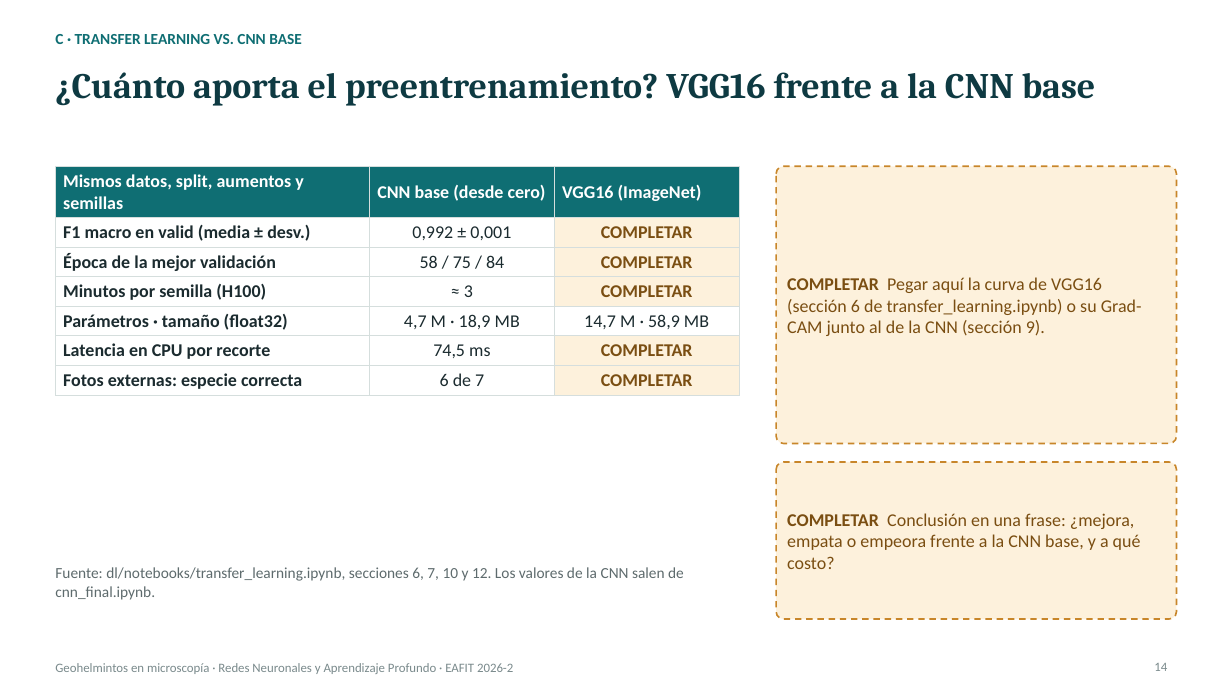
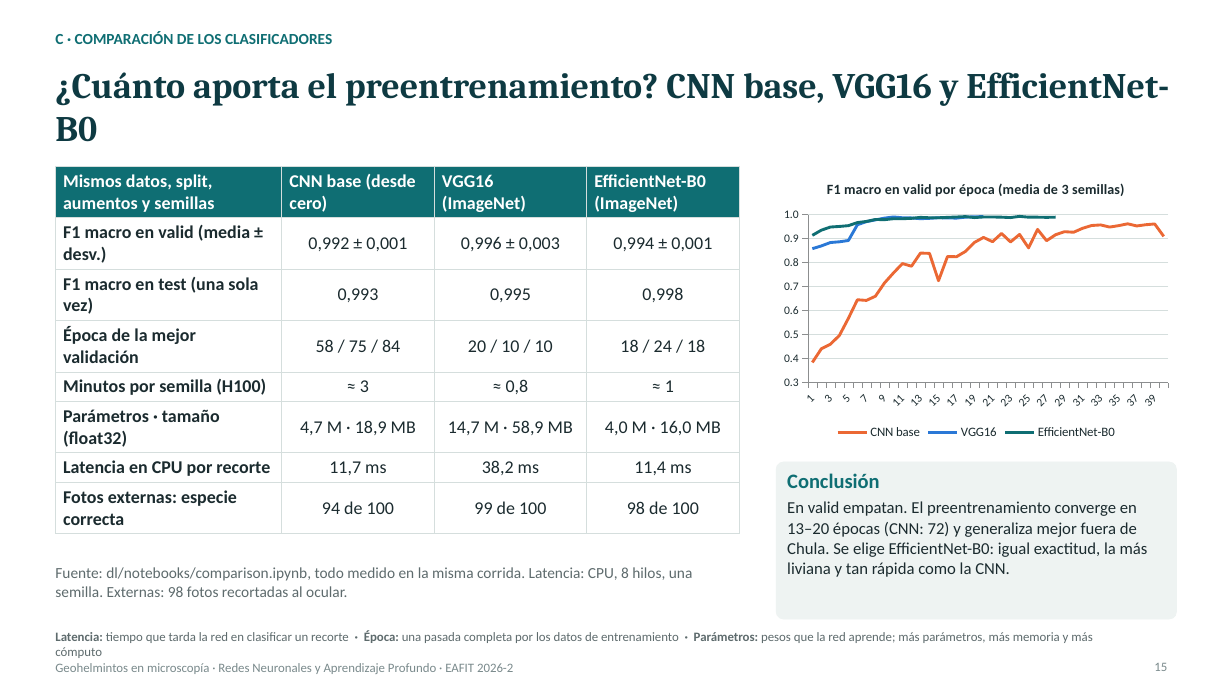
Before and after one commit to Llano0/ParCero_beta, a slide deck: slide 15 of docs/entregas/deep-learning/Presentacion_Geohelmintos_DL.pptx (slide 14 before the commit). Drawn at 1232x693 pixels with LibreOffice and Linux fonts; fonts in the diff are those of the drawing. Boxes give left, top, right and bottom in pixels: in the first picture for what was removed or moved away, otherwise in the second. Text is boxed around its words. In the diff, an @@ line names an element or a change of style, - is before the commit and + after.

```diff
--- a/docs/entregas/deep-learning/Presentacion_Geohelmintos_DL.pptx
+++ b/docs/entregas/deep-learning/Presentacion_Geohelmintos_DL.pptx
@@ text at (x1=55, y1=31, x2=332, y2=44): text changed @@
-C · TRANSFER LEARNING VS. CNN BASE
+C · COMPARACIÓN DE LOS CLASIFICADORES
@@ title at (x1=55, y1=72, x2=1169, y2=142): text changed @@
-¿Cuánto aporta el preentrenamiento? VGG16 frente a la CNN base
+¿Cuánto aporta el preentrenamiento? CNN base, VGG16 y EfficientNet-B0
@@ table at (x1=55, y1=166, x2=739, y2=529) @@
-Mismos datos, split, aumentos y semillas | CNN base (desde cero) | VGG16 (ImageNet)
-F1 macro en valid (media ± desv.) | 0,992 ± 0,001 | COMPLETAR
-Época de la mejor validación | 58 / 75 / 84 | COMPLETAR
-Minutos por semilla (H100) | ≈ 3 | COMPLETAR
-Parámetros · tamaño (float32) | 4,7 M · 18,9 MB | 14,7 M · 58,9 MB
-Latencia en CPU por recorte | 74,5 ms | COMPLETAR
-Fotos externas: especie correcta | 6 de 7 | COMPLETAR
+Mismos datos, split, aumentos y semillas | CNN base (desde cero) | VGG16 (ImageNet) | EfficientNet-B0 (ImageNet)
+F1 macro en valid (media ± desv.) | 0,992 ± 0,001 | 0,996 ± 0,003 | 0,994 ± 0,001
+F1 macro en test (una sola vez) | 0,993 | 0,995 | 0,998
+Época de la mejor validación | 58 / 75 / 84 | 20 / 10 / 10 | 18 / 24 / 18
+Minutos por semilla (H100) | ≈ 3 | ≈ 0,8 | ≈ 1
+Parámetros · tamaño (float32) | 4,7 M · 18,9 MB | 14,7 M · 58,9 MB | 4,0 M · 16,0 MB
+Latencia en CPU por recorte | 11,7 ms | 38,2 ms | 11,4 ms
+Fotos externas: especie correcta | 94 de 100 | 99 de 100 | 98 de 100
@@ rounded rectangle removed at (x1=776, y1=166, x2=1177, y2=444) @@
@@ line chart added at (x1=776, y1=166, x2=1177, y2=444) @@
+title "F1 macro en valid por época (media de 3 semillas)"
+categories: 1, 2, 3, 4, 5, 6, 7, 8, 9, 10, 11, 12, 13, 14, 15, 16, 17, 18, 19, 20, 21, 22, 23, 24, 25, 26, 27, 28, 29, 30, 31, 32, 33, 34, 35, 36, 37, 38, 39, 40
+CNN base: 0.38, 0.44, 0.46, 0.5, 0.57, 0.65, 0.64, 0.66, 0.72, 0.76, 0.8, 0.79, 0.84, 0.84, 0.72, 0.83, 0.83, 0.85, 0.89, 0.91, 0.89, 0.92, 0.89, 0.92, 0.86, 0.94, 0.89, 0.92, 0.93, 0.93, 0.94, 0.96, 0.96, 0.95, 0.95, 0.96, 0.95, 0.96, 0.96, 0.91
+VGG16: 0.86, 0.87, 0.88, 0.89, 0.89, 0.96, 0.97, 0.98, 0.99, 0.99, 0.99, 0.99, 0.98, 0.99, 0.99, 0.99, 0.99, 0.99, 0.99, 0.99, -, -, -, -, -, -, -, -, -, -, -, -, -, -, -, -, -, -, -, -
+EfficientNet-B0: 0.91, 0.94, 0.95, 0.95, 0.95, 0.97, 0.97, 0.98, 0.98, 0.98, 0.98, 0.99, 0.99, 0.99, 0.99, 0.99, 0.99, 0.99, 0.99, 0.99, 0.99, 0.99, 0.99, 0.99, 0.99, 0.99, 0.99, 0.99, -, -, -, -, -, -, -, -, -, -, -, -
@@ text removed at (x1=787, y1=277, x2=1142, y2=336) @@
-COMPLETAR Pegar aquí la curva de VGG16 (sección 6 de transfer_learning.ipynb) o su Grad-CAM junto al de la CNN (sección 9).
@@ rounded rectangle at (x1=776, y1=462, x2=1177, y2=619): fill #FDF1DC to #EEF3F2; outline #C8862A 1.25 pt dashed to #EEF3F2 0.5 pt @@
@@ text at (x1=787, y1=473, x2=1148, y2=577): text changed; size 14 to 13 pt; text colour #7A4E12 to #1B2B2F @@
-COMPLETAR Conclusión en una frase: ¿mejora, empata o empeora frente a la CNN base, y a qué costo?
+Conclusión
+En valid empatan. El preentrenamiento converge en 13–20 épocas (CNN: 72) y generaliza mejor fuera de Chula. Se elige EfficientNet-B0: igual exactitud, la más liviana y tan rápida como la CNN.
@@ text "Conclusión" at (x1=787, y1=473, x2=1148, y2=577): vertical alignment middle to top @@
@@ text at (x1=55, y1=567, x2=692, y2=597): text changed @@
-Fuente: dl/notebooks/transfer_learning.ipynb, secciones 6, 7, 10 y 12. Los valores de la CNN salen de cnn_final.ipynb.
+Fuente: dl/notebooks/comparison.ipynb, todo medido en la misma corrida. Latencia: CPU, 8 hilos, una semilla. Externas: 98 fotos recortadas al ocular.
@@ text added at (x1=55, y1=630, x2=1092, y2=658), 10 pt, text #5E6B6D @@
+Latencia: tiempo que tarda la red en clasificar un recorte · Época: una pasada completa por los datos de entrenamiento · Parámetros: pesos que la red aprende; más parámetros, más memoria y más cómputo
@@ page number at (x1=1154, y1=663, x2=1167, y2=671): text changed @@
-14
+15
```
Also in this commit, not shown: 17 other slides changed, 2 slides added, 6 other files.
